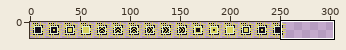
Sprite sheet, stored at assets/images/spike_block.png. The first picture is a wide view before the edit; the outline marks the close-up.
Close-up. As it was:
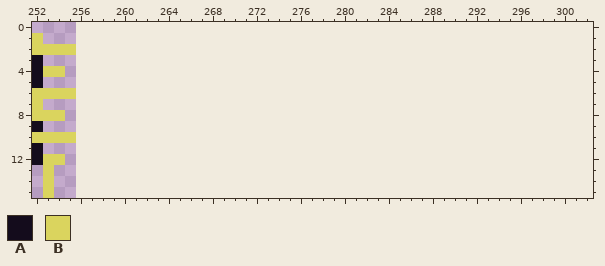
The file is 256x16 pixels. Shown: x 252..302, y 0..15. The old version is drawn lined up with the new one, on the new canvas.
Palette (. is transparent): A #140c1c  B #dad45e
Pixels before, first column x 252:
 1 B...
 2 BBBB
 3 A...
 4 ABB.
 5 A...
 6 BBBB
 7 B...
 8 BBB.
 9 A...
10 BBBB
11 A...
12 ABB.
13 .B..
14 .B..
15 .B..
Now the later version:
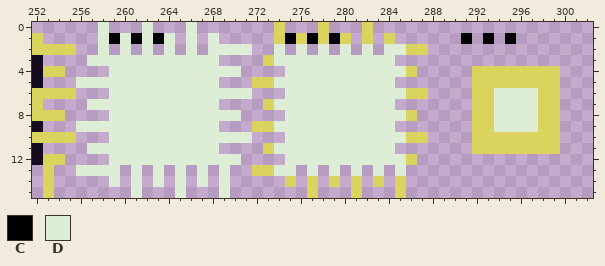
Colours new in this view: C #000000  D #deeed6
Author's note on the commit: Add spike_block dead animation
The edit:
canvas 256x16 -> 304x16
The author put colour B in row 0 at x 274, 278 and 282; in row 1 at x 274, 276, 278, 280, 282 and 284; in row 2 at x 286 to 287; in row 3 at x 273; in row 4 at x 286 and 292 to 299; in row 5 at x 272 to 273 and 292 to 299.
The author put colour B in row 6 at x 286 to 287, 292 to 293 and 298 to 299; in row 7 at x 273, 292 to 293 and 298 to 299; in row 8 at x 286, 292 to 293 and 298 to 299; in row 9 at x 272 to 273, 292 to 293 and 298 to 299; in row 10 at x 286 to 287 and 292 to 299; in row 11 at x 273 and 292 to 299.
The author put colour B in row 12 at x 286; in row 13 at x 272 to 273; in row 14 at x 275, 277, 279, 281, 283 and 285; in row 15 at x 277, 281 and 285.
The author put colour C in row 1 at x 259, 261, 263, 275, 277, 279, 291, 293 and 295.
The author put colour D in row 0 at x 258, 262 and 266; in row 1 at x 258, 260, 262, 264, 266 and 268; in row 2 at x 258, 260, 262, 264, 266, 268 to 271, 274, 276, 278, 280, 282 and 284 to 285; in row 3 at x 257 to 268 and 274 to 284; in row 4 at x 259 to 270 and 275 to 285; in row 5 at x 256 to 268 and 274 to 284.
The author put colour D in row 6 at x 259 to 271, 275 to 285 and 294 to 297; in row 7 at x 257 to 268, 274 to 284 and 294 to 297; in row 8 at x 259 to 270, 275 to 285 and 294 to 297; in row 9 at x 256 to 268, 274 to 284 and 294 to 297; in row 10 at x 259 to 271 and 275 to 285; in row 11 at x 257 to 268 and 274 to 284.
The author put colour D in row 12 at x 259 to 270 and 275 to 285; in row 13 at x 256 to 259, 261, 263, 265, 267, 269, 274 to 275, 277, 279, 281, 283 and 285; in row 14 at x 259, 261, 263, 265, 267 and 269; in row 15 at x 261, 265 and 269.
